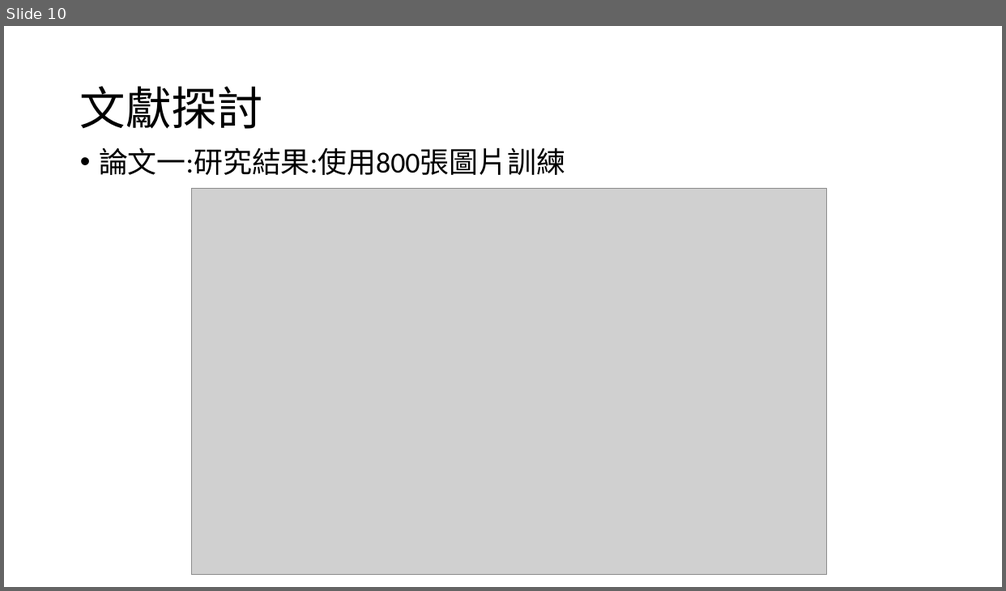
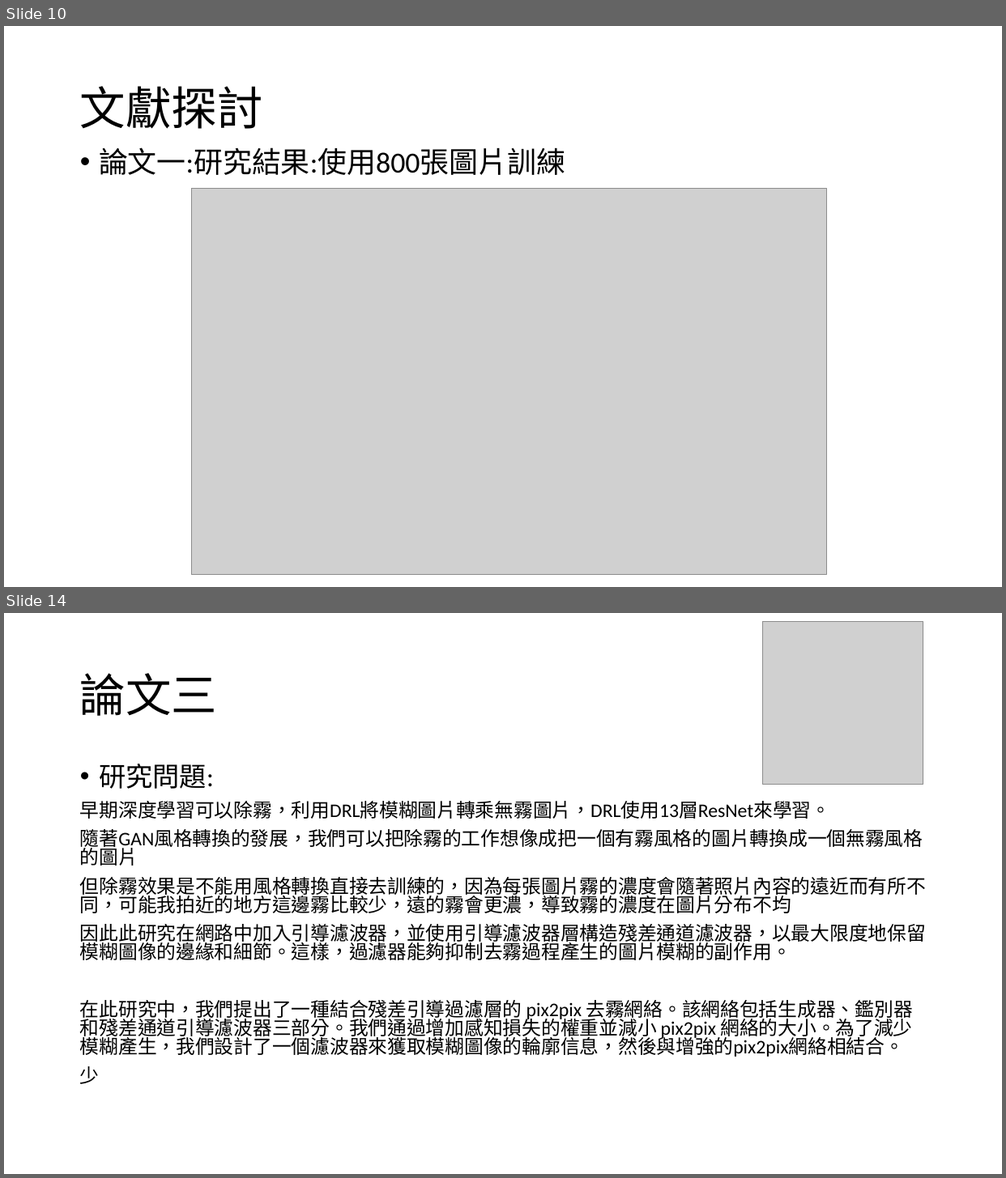
Before and after one commit to 10994015/paper, a slide deck: 論文/論文寫作.pptx. Shown one above the other, each under a label of ours: slide 10 before the commit, slides 10 and 14 after it; the slides between them are not shown. The pictures are 1006x591 and 1006x1178 pixels, drawn with LibreOffice and Linux fonts; fonts in the diff are those of the drawing; grey boxes stand for pictures. Boxes give left, top, right and bottom in pixels: in the first picture for what was removed or moved away, otherwise in the second. Text is boxed around its words. In the diff, an @@ line names an element or a change of style, - is before the commit and + after.

```diff
--- a/論文/論文寫作.pptx
+++ b/論文/論文寫作.pptx
@@ slide 14 added at (4, 613, 1002, 1174), background #FFFFFF @@
@@ picture added at (763, 621, 923, 785) @@
@@ title added at (80, 673, 217, 716), 44 pt, text #000000 @@
+論文三
@@ text added at (80, 764, 926, 1084), 18.5 pt, text #000000 @@
+• 研究問題:
+早期深度學習可以除霧，利用DRL將模糊圖片轉乘無霧圖片，DRL使用13層ResNet來學習。
+隨著GAN風格轉換的發展，我們可以把除霧的工作想像成把一個有霧風格的圖片轉換成一個無霧風格的圖片
+但除霧效果是不能用風格轉換直接去訓練的，因為每張圖片霧的濃度會隨著照片內容的遠近而有所不同，可能我拍近的地方這邊霧比較少，遠的霧會更濃，導致霧的濃度在圖片分布不均
+因此此研究在網路中加入引導濾波器，並使用引導濾波器層構造殘差通道濾波器，以最大限度地保留模糊圖像的邊緣和細節。這樣，過濾器能夠抑制去霧過程產生的圖片模糊的副作用。
+在此研究中，我們提出了一種結合殘差引導過濾層的 pix2pix 去霧網絡。該網絡包括生成器、鑑別器和殘差通道引導濾波器三部分。我們通過增加感知損失的權重並減小 pix2pix 網絡的大小。為了減少模糊產生，我們設計了一個濾波器來獲取模糊圖像的輪廓信息，然後與增強的pix2pix網絡相結合。
+少
```
Also in this commit, not shown: 2 slides changed, 2 other slides added, 1 slide removed, 1 other file.
